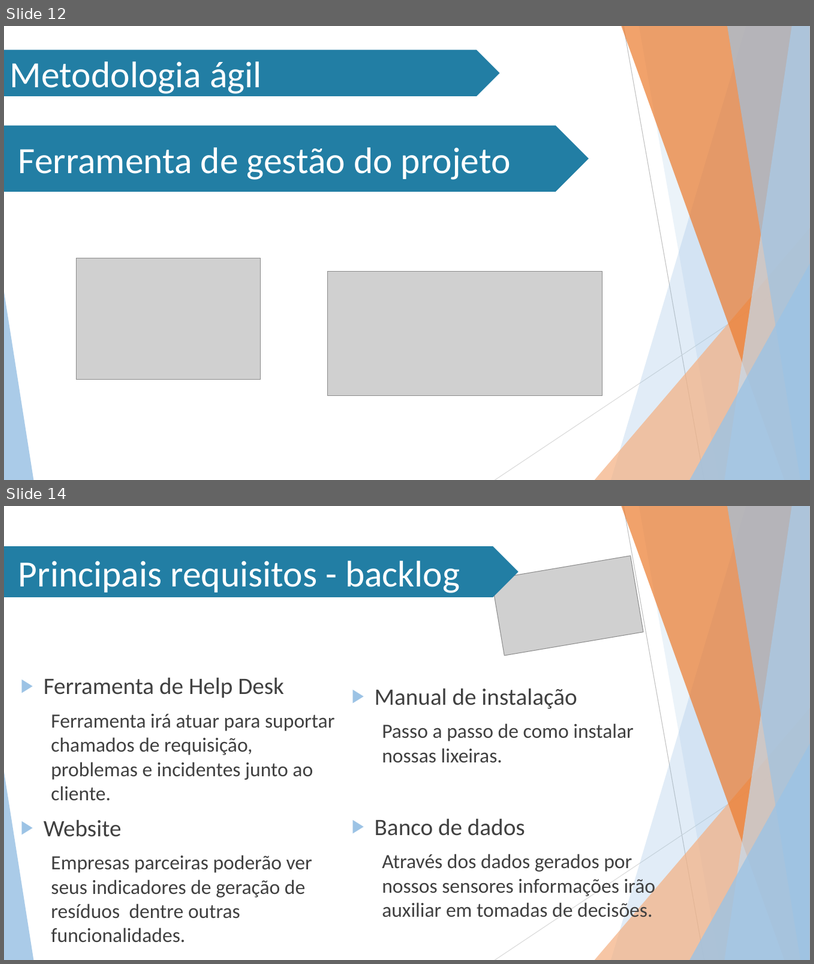
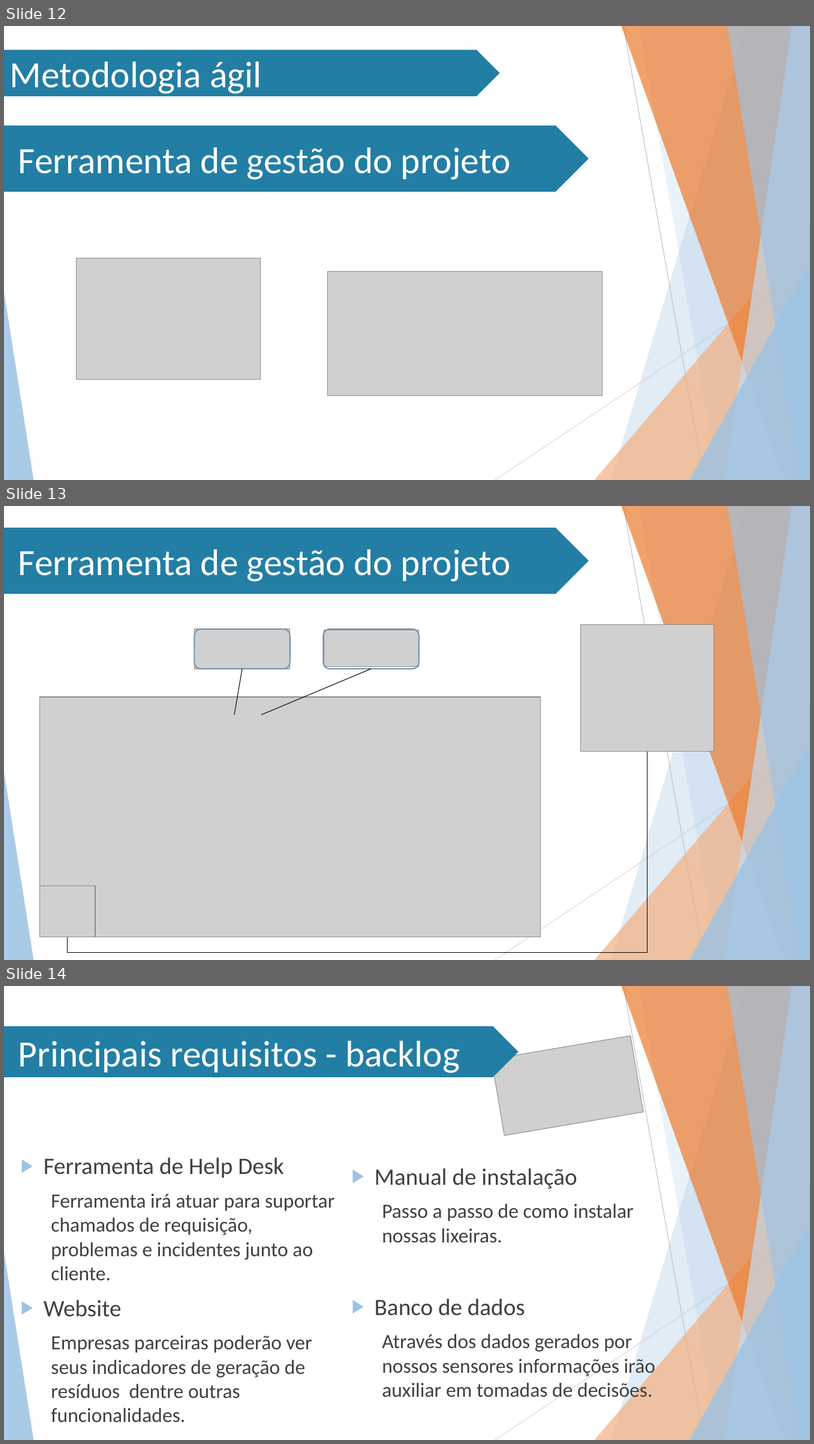
Before and after one commit to Stefany-hub/Projeto2.0, a slide deck: documentacao/apresentação/MIT- 3ª sprint.pptx. Shown one above the other, each under a label of ours: slides 12 and 14 before the commit, slides 12, 13 and 14 after it; the slides between them are not shown. The pictures are 814x964 and 814x1444 pixels, drawn with LibreOffice and Linux fonts; fonts in the diff are those of the drawing; grey boxes stand for pictures; background and template pictures are left out. Boxes give left, top, right and bottom in pixels: in the first picture for what was removed or moved away, otherwise in the second. Text is boxed around its words. In the diff, an @@ line names an element or a change of style, - is before the commit and + after.

```diff
--- a/documentacao/apresentação/MIT- 3ª sprint.pptx
+++ b/documentacao/apresentação/MIT- 3ª sprint.pptx
@@ slide 13 added at (4, 506, 810, 960), background #FFFFFF; not listed: 10 template elements that a slide beside it also shows @@
@@ pentagon arrow added at (4, 528, 589, 594), fill #227EA4, 44 pt, text #FFFFFF @@
+Ferramenta de gestão do projeto
@@ picture added at (195, 629, 290, 669) @@
@@ rounded rectangle added at (195, 629, 290, 669), outline #7390A9 1.35 pt @@
@@ rounded rectangle added at (323, 629, 419, 669), outline #7390A9 1.35 pt @@
@@ picture added at (324, 630, 419, 666) @@
@@ picture added at (581, 625, 714, 751) @@
@@ line added from (234, 715) to (242, 669), #000000 0.75 pt @@
@@ line added from (262, 715) to (371, 669), #000000 0.75 pt @@
@@ picture added at (39, 697, 541, 937) @@
@@ elbow line added from (68, 937) to (648, 751), #000000 0.75 pt @@
@@ picture added at (39, 885, 95, 937) @@
```
Also in this commit, not shown: 1 slide changed, 2 slides removed.
